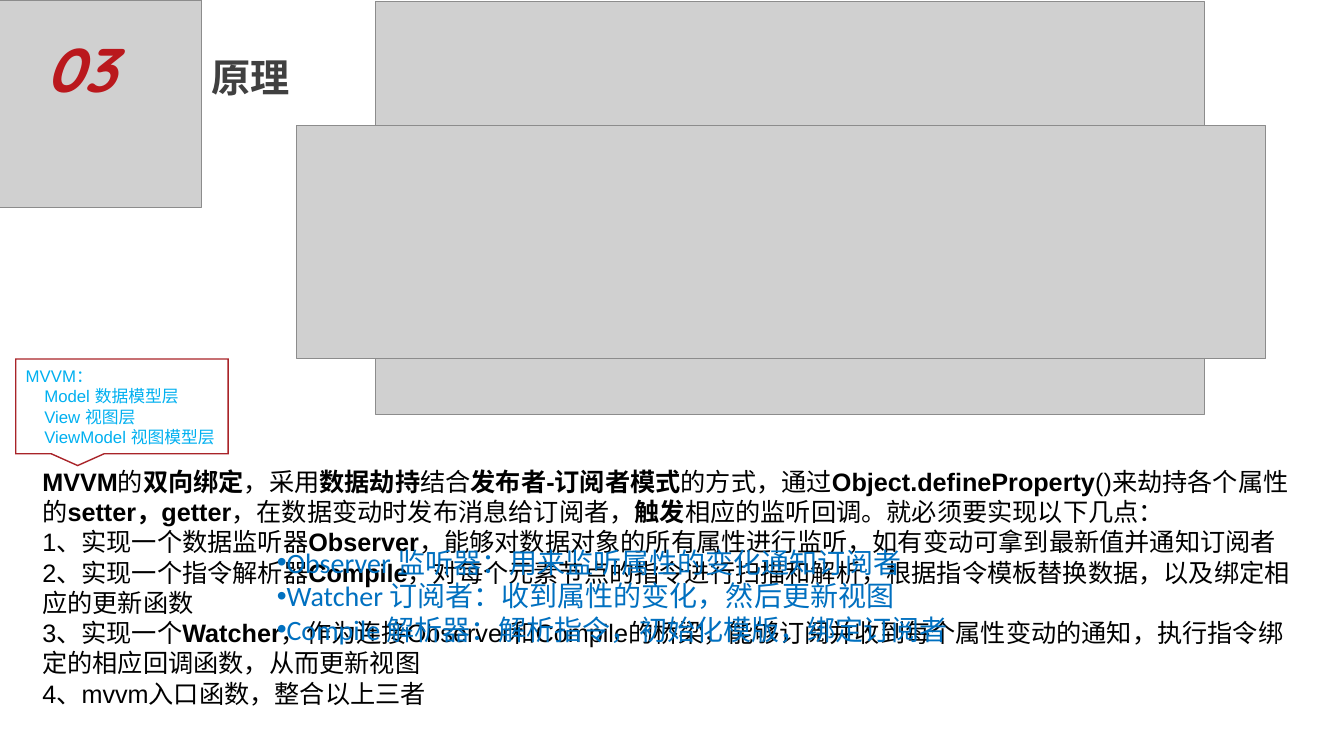
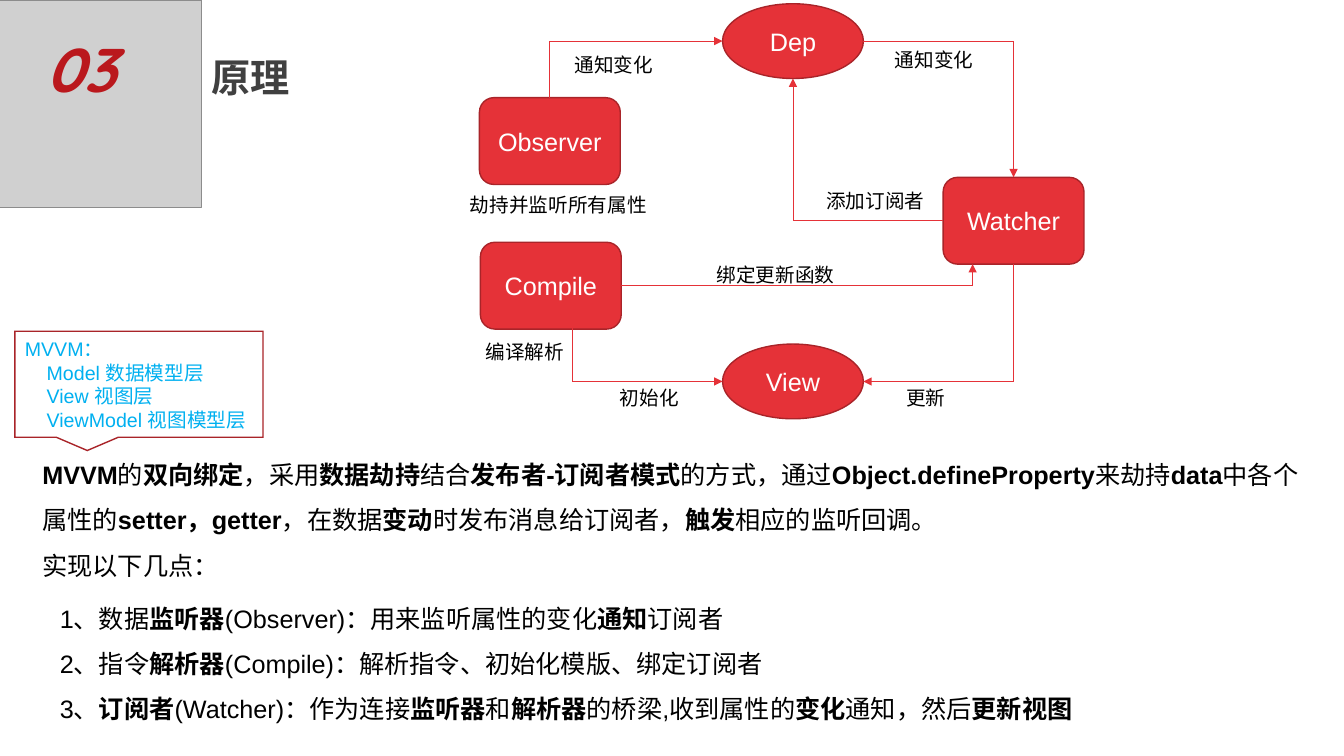
Before and after one commit to JackieDYH/DemoTest, a slide deck: slide 4 of vue测试/双向绑定/Vue双向绑定原理及实现-数据响应式原理-代应豪.pptx. Drawn at 1344x756 pixels with LibreOffice and Linux fonts; fonts in the diff are those of the drawing; grey boxes stand for pictures; background and template pictures are left out. Boxes give left, top, right and bottom in pixels: in the first picture for what was removed or moved away, otherwise in the second. Text is boxed around its words. In the diff, an @@ line names an element or a change of style, - is before the commit and + after.

Commit message:
更新ppt

```diff
--- a/vue测试/双向绑定/Vue双向绑定原理及实现-数据响应式原理-代应豪.pptx
+++ b/vue测试/双向绑定/Vue双向绑定原理及实现-数据响应式原理-代应豪.pptx
@@ picture removed at <box>376,2,1206,414</box> @@
@@ picture removed at <box>296,125,1265,359</box> @@
@@ speech box "MVVM：": place and size @@
-speech box "MVVM：" at <box>16,359,229,454</box>
+speech box "MVVM：" at <box>15,332,263,438</box>
@@ speech box "MVVM：" at <box>15,332,263,438</box>: size 12 to 14 pt @@
@@ group added at <box>470,4,1085,418</box>: 8 texts, 6 elbow arrows, 3 rounded rectangles, 2 ellipses @@
+Dep
+View
+Observer
+Compile
+Watcher
+通知变化
+通知变化
+添加订阅者
+劫持并监听所有属性
+绑定更新函数
+编译解析
+初始化
+更新
@@ text at <box>42,464,1298,577</box>: text changed; bold on @@
-MVVM的双向绑定，采用数据劫持结合发布者-订阅者模式的方式，通过Object.defineProperty()来劫持各个属性的setter，getter，在数据变动时发布消息给订阅者，触发相应的监听回调。就必须要实现以下几点：
-1、实现一个数据监听器Observer，能够对数据对象的所有属性进行监听，如有变动可拿到最新值并通知订阅者
-2、实现一个指令解析器Compile，对每个元素节点的指令进行扫描和解析，根据指令模板替换数据，以及绑定相应的更新函数
-3、实现一个Watcher，作为连接Observer和Compile的桥梁，能够订阅并收到每个属性变动的通知，执行指令绑定的相应回调函数，从而更新视图
-4、mvvm入口函数，整合以上三者
+MVVM的双向绑定，采用数据劫持结合发布者-订阅者模式的方式，通过Object.defineProperty来劫持data中各个属性的setter，getter，在数据变动时发布消息给订阅者，触发相应的监听回调。
+实现以下几点：
@@ text at <box>60,607,1073,724</box>: text changed; size 20 to 18 pt; font Calibri to Arial; text colour #0070C0 to #000000 @@
-• Observer 监听器：用来监听属性的变化通知订阅者
-• Watcher 订阅者：收到属性的变化，然后更新视图
-• Compile 解析器：解析指令，初始化模版，绑定订阅者
+1、数据监听器(Observer)：用来监听属性的变化通知订阅者
+2、指令解析器(Compile)：解析指令、初始化模版、绑定订阅者
+3、订阅者(Watcher)：作为连接监听器和解析器的桥梁,收到属性的变化通知，然后更新视图
```
Also in this commit, not shown: 8 other slides changed.
